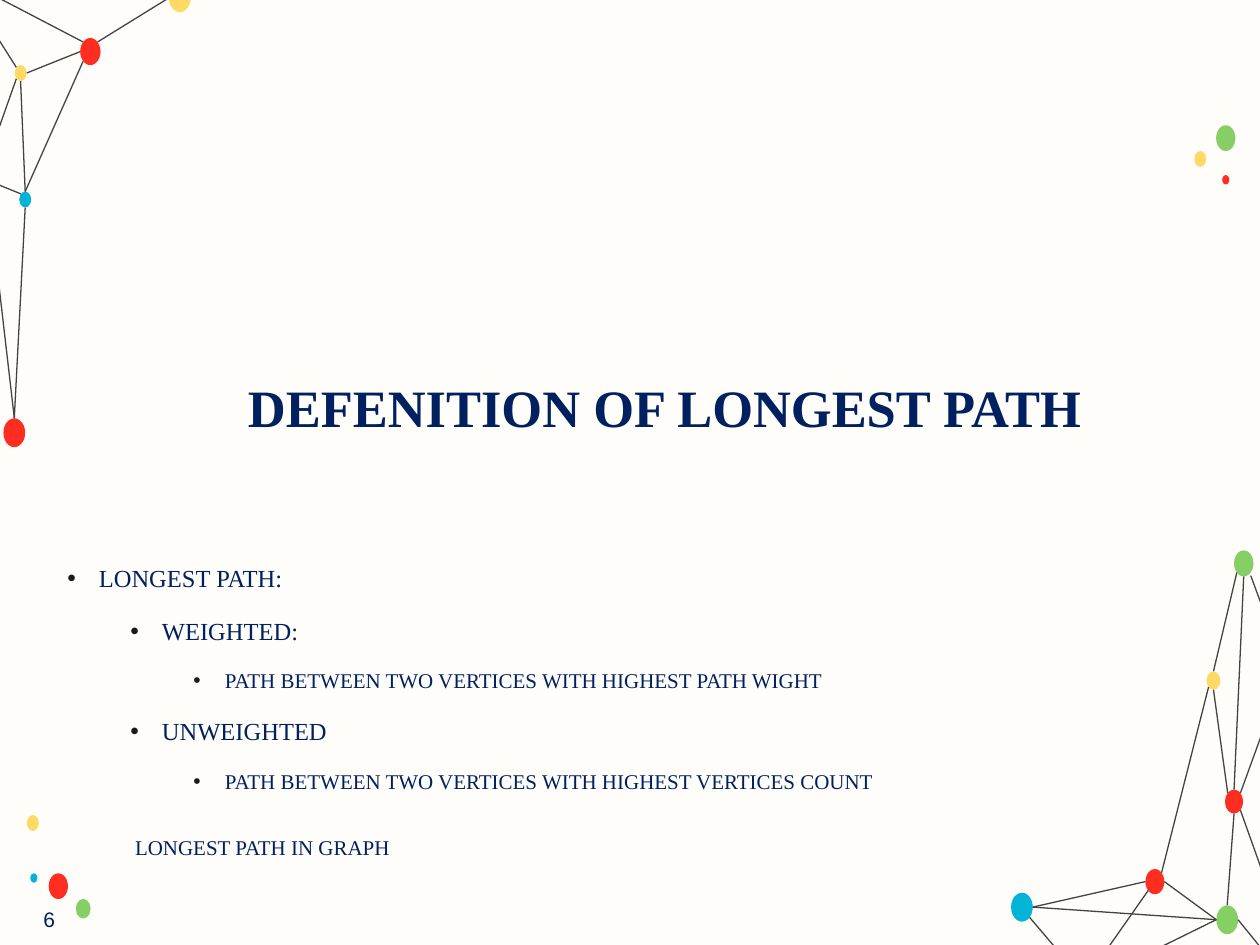
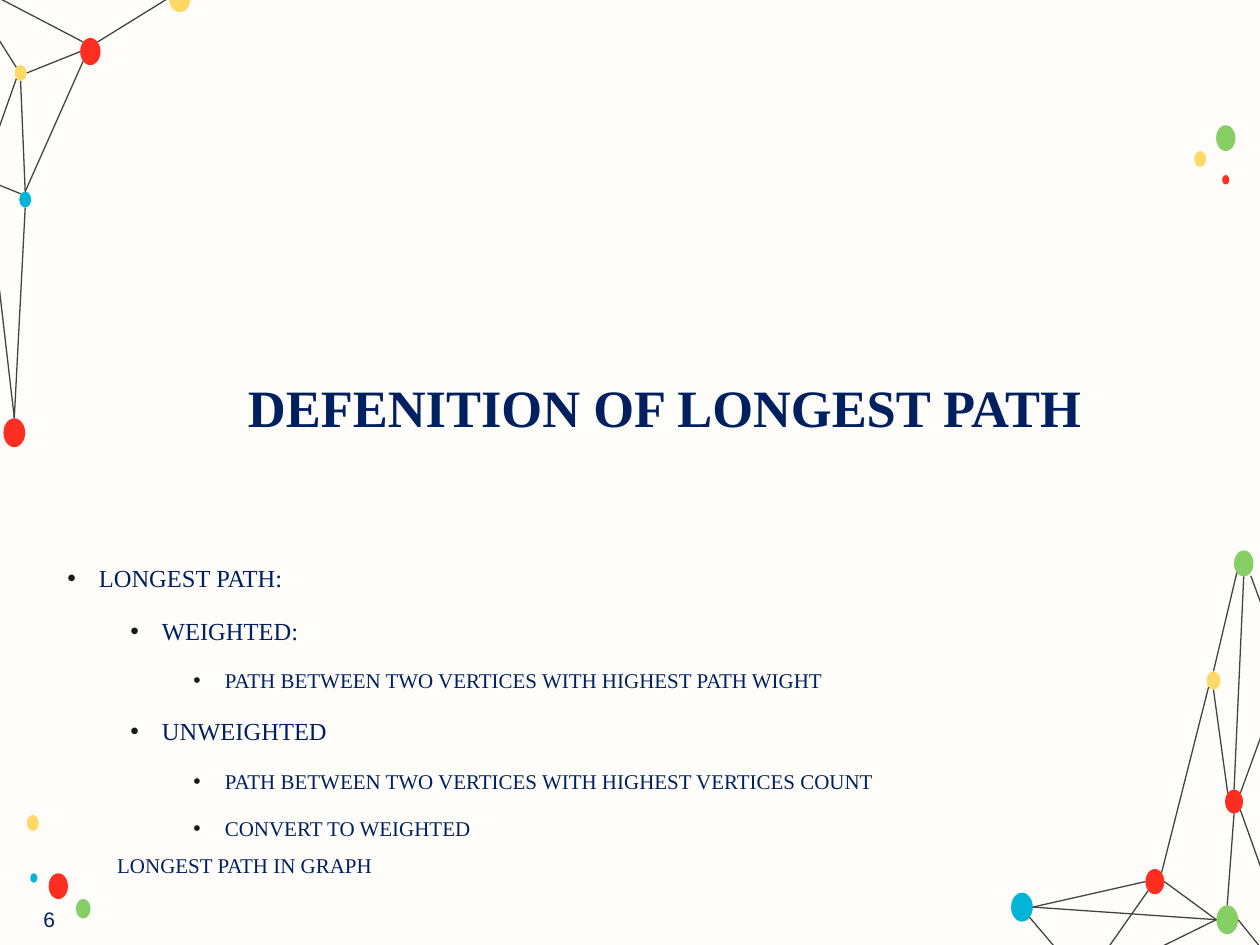
Before and after one commit to ParsaMohammadpour/advanced-algorithm-assignments, a slide deck: slide 6 of presentation/Longest_Path_Problem_in_Graphs.pptx. Drawn at 1260x945 pixels with LibreOffice and Linux fonts; fonts in the diff are those of the drawing; grey boxes stand for pictures; background and template pictures are left out. Boxes give left, top, right and bottom in pixels: in the first picture for what was removed or moved away, otherwise in the second. Text is boxed around its words. In the diff, an @@ line names an element or a change of style, - is before the commit and + after.

```diff
--- a/presentation/Longest_Path_Problem_in_Graphs.pptx
+++ b/presentation/Longest_Path_Problem_in_Graphs.pptx
@@ text at (225, 822, 471, 837): paragraph added @@
+    • CONVERT TO WEIGHTED
@@ text "LONGEST PATH IN GRAPH": place and size @@
-text "LONGEST PATH IN GRAPH" at (135, 841, 389, 856)
+text "LONGEST PATH IN GRAPH" at (117, 859, 372, 874)
```
Also in this commit, not shown: 4 other slides changed.
